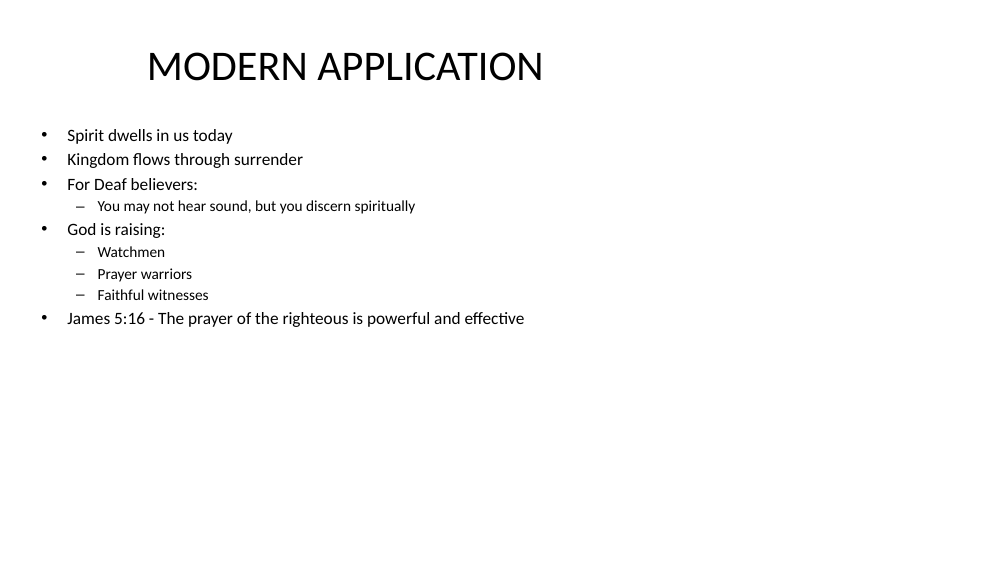
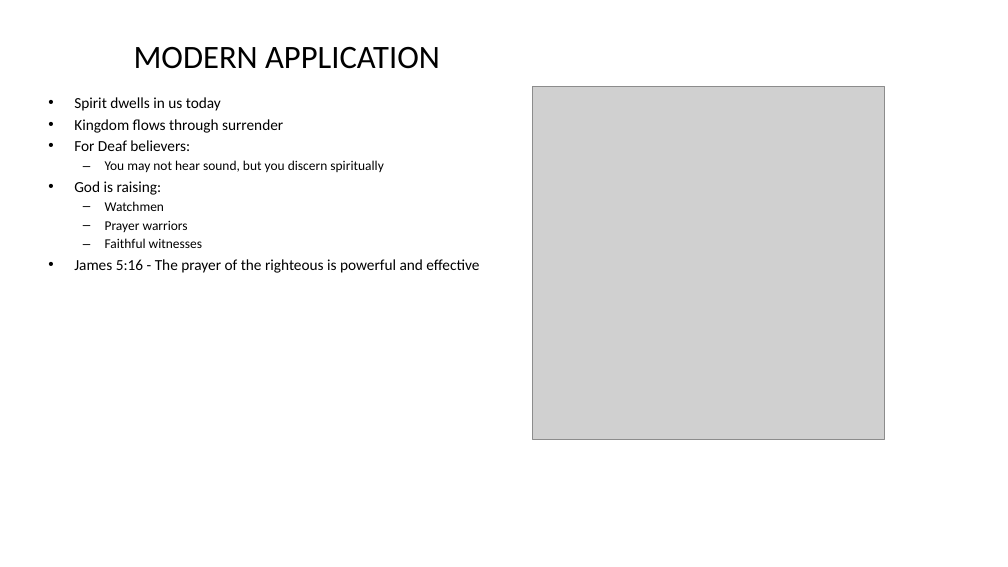
Before and after one commit to M8T1J/awesome, a slide deck: slide 9 of Endless_Revival_Through_Prayer.pptx. Drawn at 1008x567 pixels with LibreOffice and Linux fonts; fonts in the diff are those of the drawing; grey boxes stand for pictures. Boxes give left, top, right and bottom in pixels: in the first picture for what was removed or moved away, otherwise in the second. Text is boxed around its words. In the diff, an @@ line names an element or a change of style, - is before the commit and + after.

```diff
--- a/Endless_Revival_Through_Prayer.pptx
+++ b/Endless_Revival_Through_Prayer.pptx
@@ title "MODERN APPLICATION" at (134,47,440,69): size 44 to 34 pt @@
@@ picture added at (532,86,885,439) @@
@@ text "Spirit dwells in us today": place and size @@
-text "Spirit dwells in us today" at (67,129,525,327)
+text "Spirit dwells in us today" at (74,97,479,273)
@@ text "Spirit dwells in us today" at (74,97,479,273): size 18 to 16 pt in "Spirit dwells in us today", "Kingdom flows through surrender", "For Deaf believers:", "God is raising:" and 1 more places; size 16 to 14 pt in "You may not hear sound, but you ...", "Watchmen", "Prayer warriors", "Faithful witnesses" @@
```
Also in this commit, not shown: 9 other slides changed, 10 other files.
